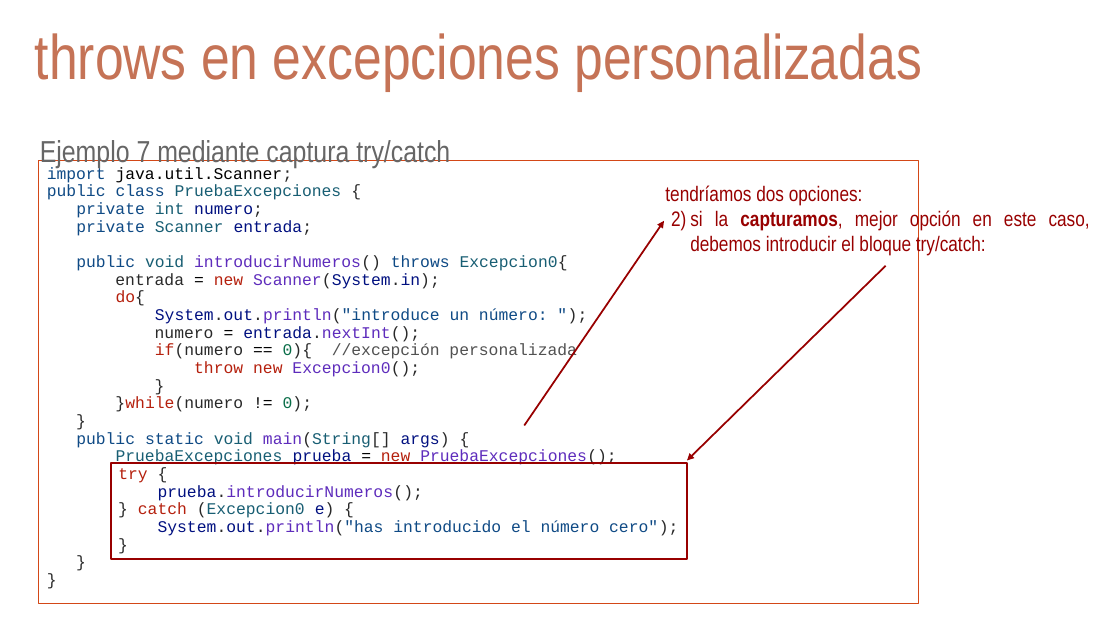
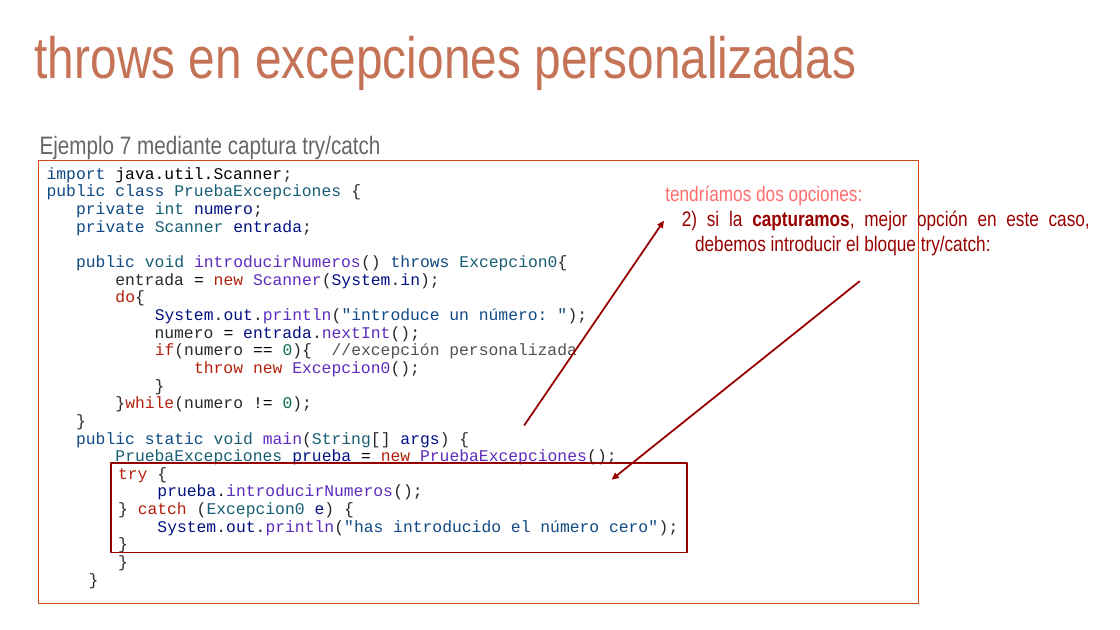
Before and after one commit to arturoblasco/PROG23, a slide deck: slide 21 of UD03/ud03_excepciones.pptx. Drawn at 1120x630 pixels with LibreOffice and Linux fonts; fonts in the diff are those of the drawing; background and template pictures are left out. Boxes give left, top, right and bottom in pixels: in the first picture for what was removed or moved away, otherwise in the second. Text is boxed around its words. In the diff, an @@ line names an element or a change of style, - is before the commit and + after.

```diff
--- a/UD03/ud03_excepciones.pptx
+++ b/UD03/ud03_excepciones.pptx
@@ title "throws en excepciones personalizadas" at (x1=35, y1=35, x2=856, y2=89): size 54 to 50 pt @@
@@ text "Ejemplo 7 mediante captura try/catch" at (x1=40, y1=136, x2=380, y2=159): size 26 to 21.6 pt @@
@@ text "import java.util.Scanner;" at (x1=39, y1=161, x2=919, y2=604): indent changed; outline #D34817 0.75 pt to #D34817 0.74 pt @@
@@ text "tendríamos dos opciones:" at (x1=665, y1=185, x2=1090, y2=256): text colour #980000 to #FF6D6D in "tendríamos dos opciones:"; indent changed @@
@@ arrow removed from (524, 426) to (665, 221) @@
@@ freeform shape added at (x1=524, y1=221, x2=664, y2=426), outline #980000 1.5 pt @@
@@ arrow removed from (886, 266) to (687, 460) @@
@@ freeform shape added at (x1=612, y1=281, x2=860, y2=480), outline #980000 1.5 pt @@
@@ rectangle resized from (x1=111, y1=464, x2=687, y2=560) to (x1=111, y1=464, x2=687, y2=553) @@
```
Also in this commit, not shown: 18 other slides changed, 2 other files.
